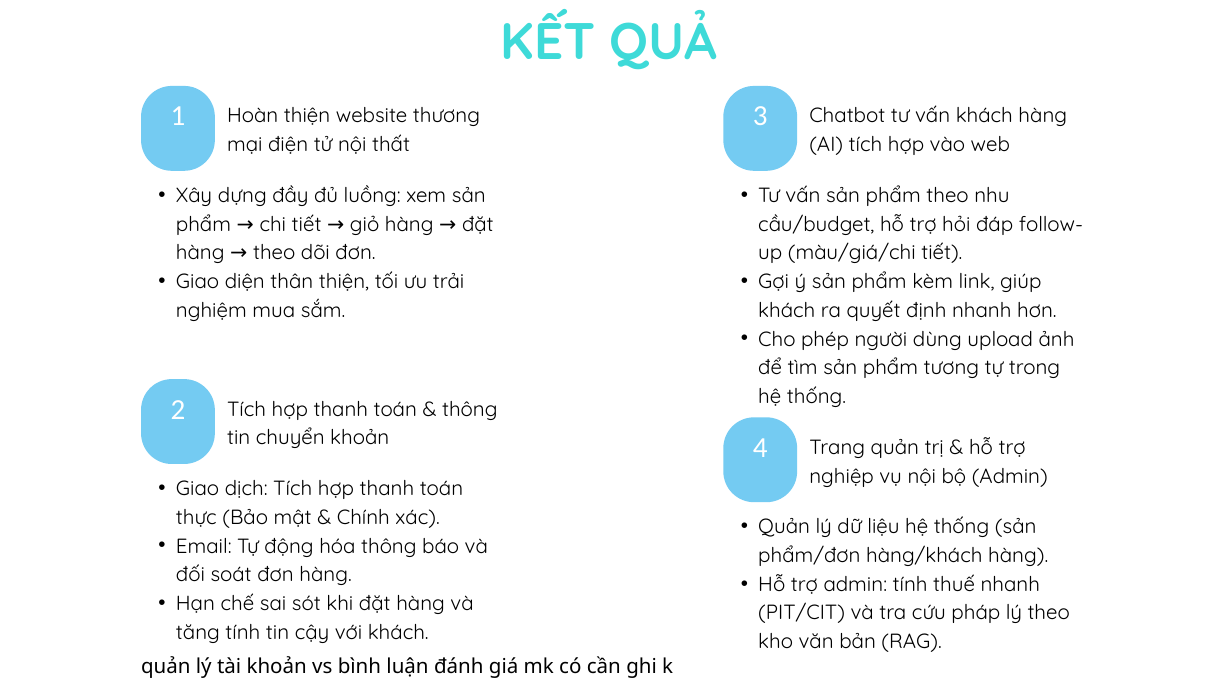
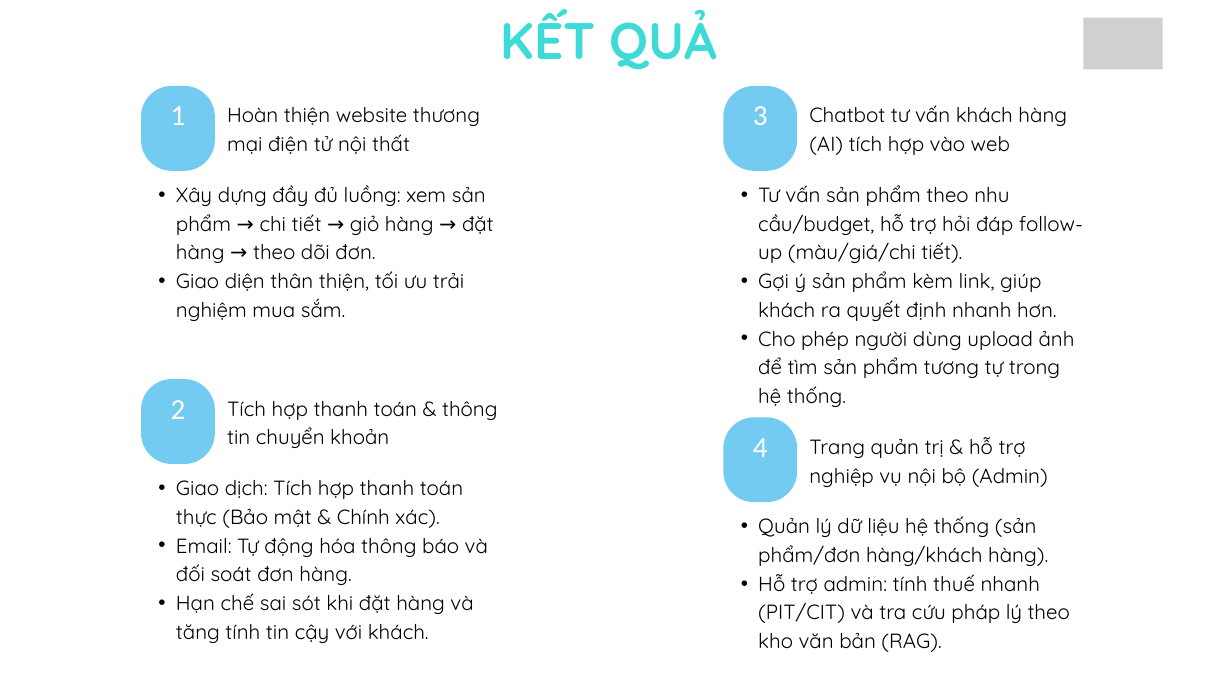
Before and after one commit to tandat8503/web-ecommerce, a slide deck: slide 11 of NguyenTanDat_DH52110780_LeThiLyLy_DH52104298.pptx. Drawn at 1232x693 pixels with LibreOffice and Linux fonts; fonts in the diff are those of the drawing; grey boxes stand for pictures. Boxes give left, top, right and bottom in pixels: in the first picture for what was removed or moved away, otherwise in the second. Text is boxed around its words. In the diff, an @@ line names an element or a change of style, - is before the commit and + after.

```diff
--- a/NguyenTanDat_DH52110780_LeThiLyLy_DH52104298.pptx
+++ b/NguyenTanDat_DH52110780_LeThiLyLy_DH52104298.pptx
@@ picture added at box(1084, 18, 1163, 70) @@
@@ text removed at box(141, 656, 673, 678) @@
-quản lý tài khoản vs bình luận đánh giá mk có cần ghi k
```
Also in this commit, not shown: 9 other slides changed, 2 slides added, 2 slides removed, 2 other files.
